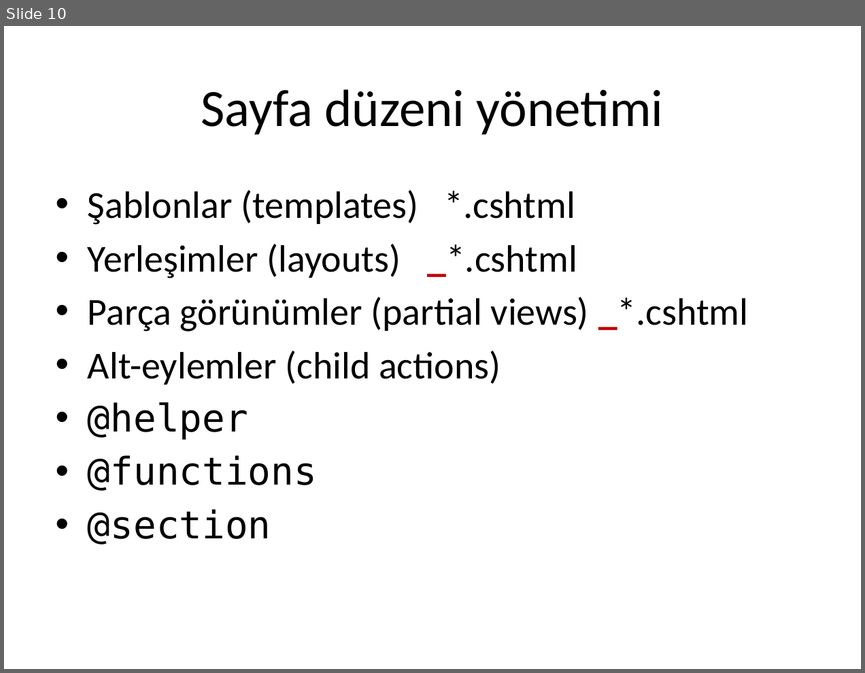
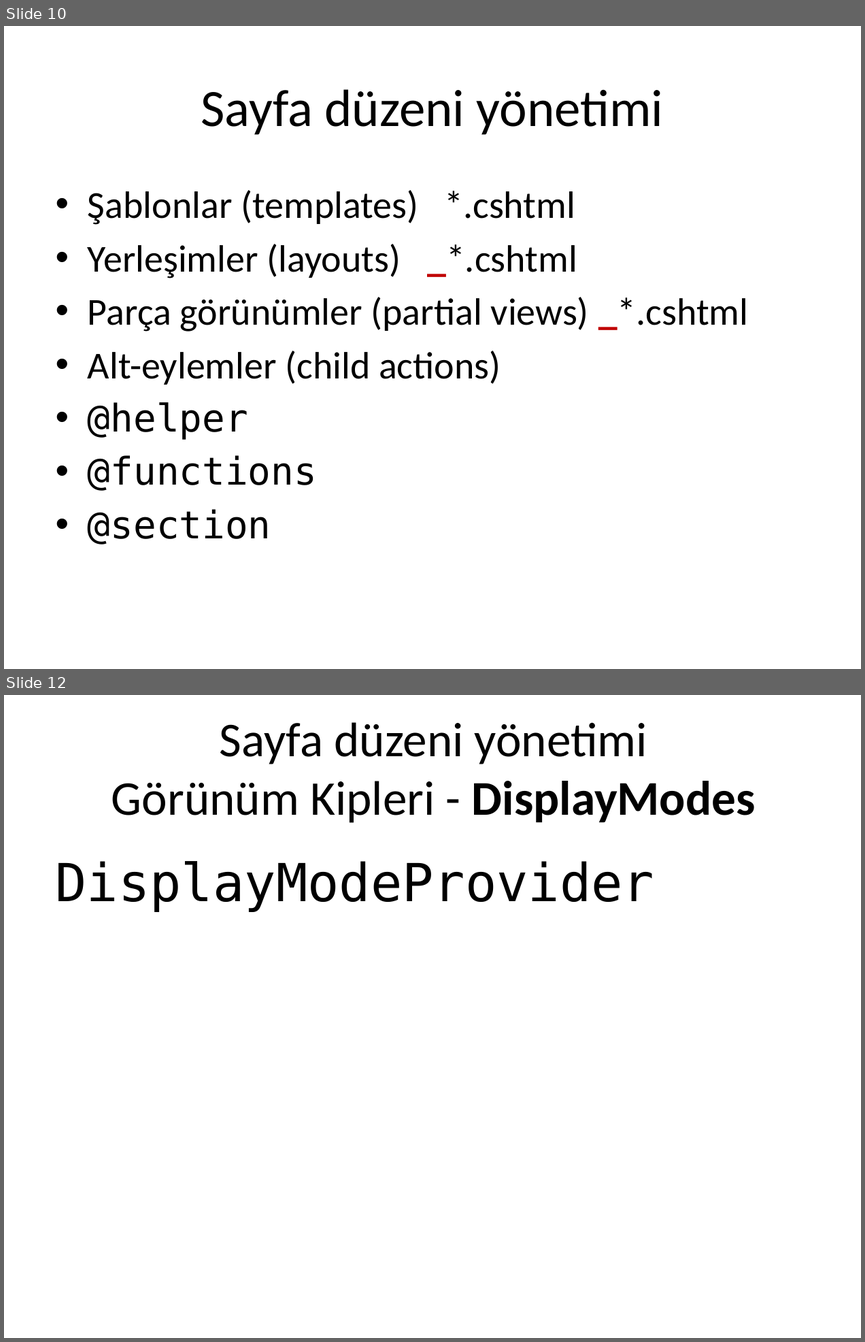
Before and after one commit to cemmerven/attrac, a slide deck: AttendanceTracker/Html doküman yapısı.pptx. Shown one above the other, each under a label of ours: slide 10 before the commit, slides 10 and 12 after it; the slides between them are not shown. The pictures are 865x673 and 865x1342 pixels, drawn with LibreOffice and Linux fonts; fonts in the diff are those of the drawing. Boxes give left, top, right and bottom in pixels: in the first picture for what was removed or moved away, otherwise in the second. Text is boxed around its words. In the diff, an @@ line names an element or a change of style, - is before the commit and + after.

Commit message:
DisplayModes

```diff
--- a/AttendanceTracker/Html doküman yapısı.pptx
+++ b/AttendanceTracker/Html doküman yapısı.pptx
@@ slide 12 added at (4, 695, 861, 1338), background #FFFFFF @@
@@ text added at (111, 722, 755, 823), 40.7 pt, text #000000 @@
+Sayfa düzeni yönetimi
+Görünüm Kipleri - DisplayModes
@@ text added at (56, 861, 655, 912), 44 pt, text #000000 @@
+DisplayModeProvider
```
Also in this commit, not shown: 1 other slide added, 4 other files.
